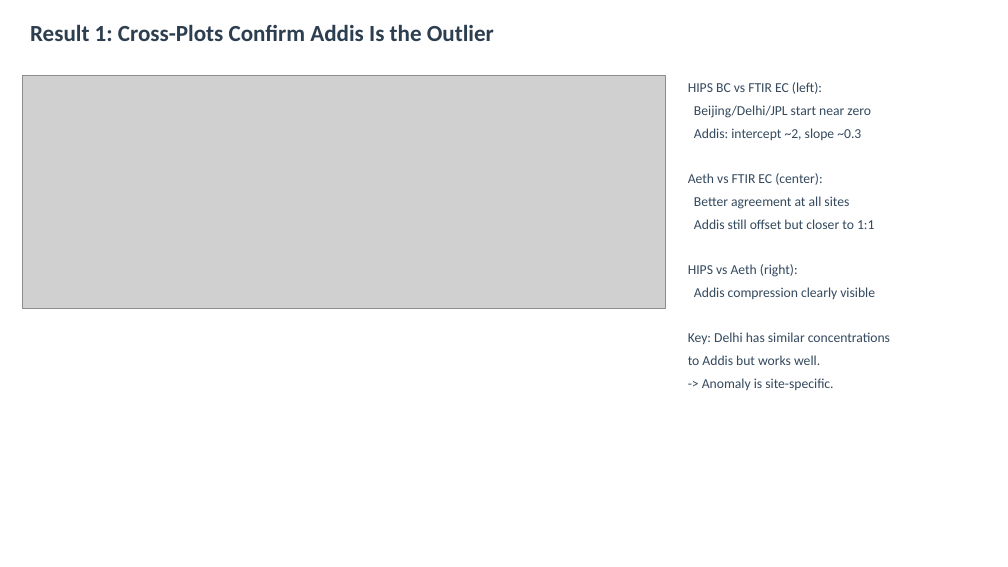
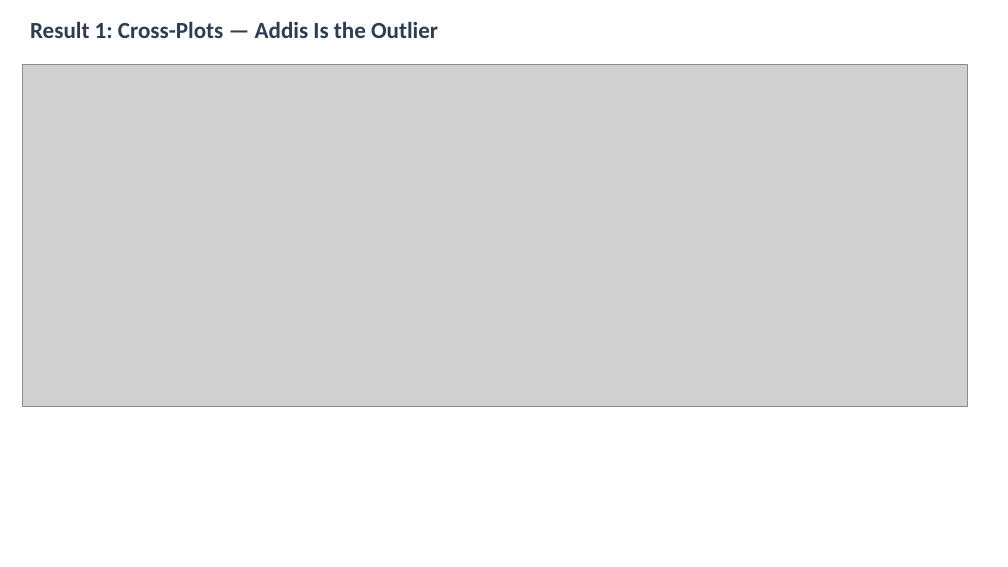
Before and after one commit to ahzs645/aethmodular, a slide deck: slide 3 of research/ftir_hips_chem/output/state_of_knowledge_presentation.pptx. Drawn at 1008x567 pixels with LibreOffice and Linux fonts; fonts in the diff are those of the drawing; grey boxes stand for pictures. Boxes give left, top, right and bottom in pixels: in the first picture for what was removed or moved away, otherwise in the second. Text is boxed around its words. In the diff, an @@ line names an element or a change of style, - is before the commit and + after.

```diff
--- a/research/ftir_hips_chem/output/state_of_knowledge_presentation.pptx
+++ b/research/ftir_hips_chem/output/state_of_knowledge_presentation.pptx
@@ text at (30, 21, 438, 38): text changed @@
-Result 1: Cross-Plots Confirm Addis Is the Outlier
+Result 1: Cross-Plots — Addis Is the Outlier
@@ picture: place and size @@
-picture at (23, 76, 665, 309)
+picture at (23, 64, 968, 406)
@@ text removed at (688, 82, 890, 390) @@
-HIPS BC vs FTIR EC (left):
-Beijing/Delhi/JPL start near zero
-Addis: intercept ~2, slope ~0.3
-Aeth vs FTIR EC (center):
-Better agreement at all sites
-Addis still offset but closer to 1:1
-HIPS vs Aeth (right):
-Addis compression clearly visible
-Key: Delhi has similar concentrations
-to Addis but works well.
--> Anomaly is site-specific.
```
Also in this commit, not shown: 9 other slides changed, 2 slides added, 1 slide removed, 1 other file.
